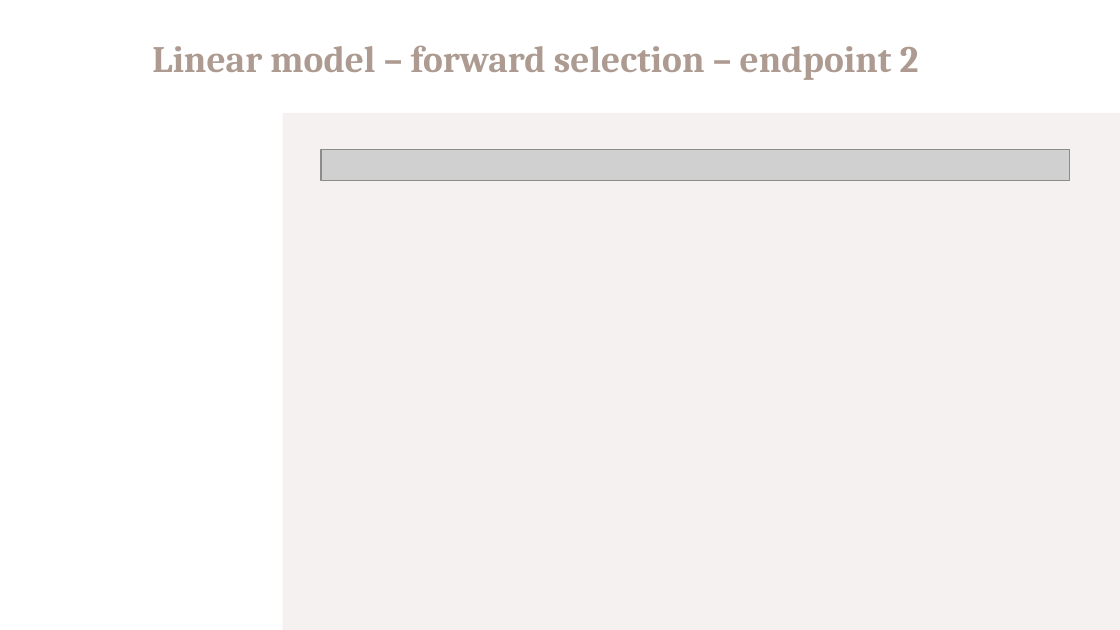
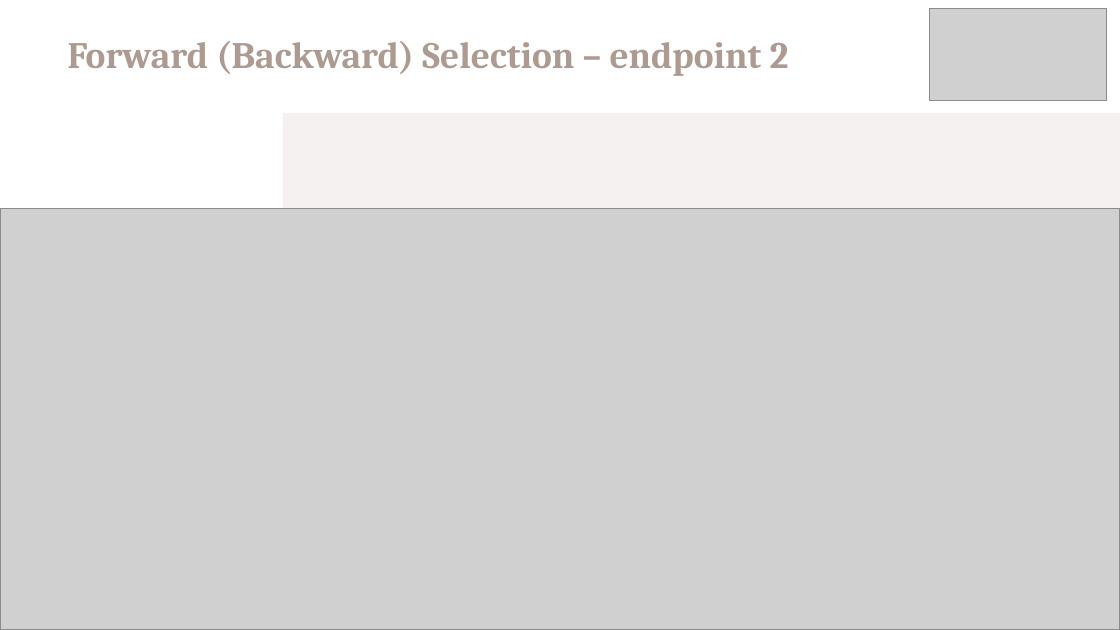
Before and after one commit to domenico-rgs/EFSA-Project, a slide deck: slide 15 of Presentation.pptx (slide 11 before the commit). Drawn at 1120x630 pixels with LibreOffice and Linux fonts; fonts in the diff are those of the drawing; grey boxes stand for pictures. Boxes give left, top, right and bottom in pixels: in the first picture for what was removed or moved away, otherwise in the second. Text is boxed around its words. In the diff, an @@ line names an element or a change of style, - is before the commit and + after.

```diff
--- a/Presentation.pptx
+++ b/Presentation.pptx
@@ picture added at (930, 8, 1107, 100) @@
@@ text at (68, 41, 789, 76): text changed @@
-Linear model – forward selection – endpoint 2
+Forward (Backward) Selection – endpoint 2
@@ picture removed at (321, 149, 1071, 180) @@
@@ picture added at (0, 208, 1120, 629) @@
```
Also in this commit, not shown: 15 other slides changed, 3 slides added.
